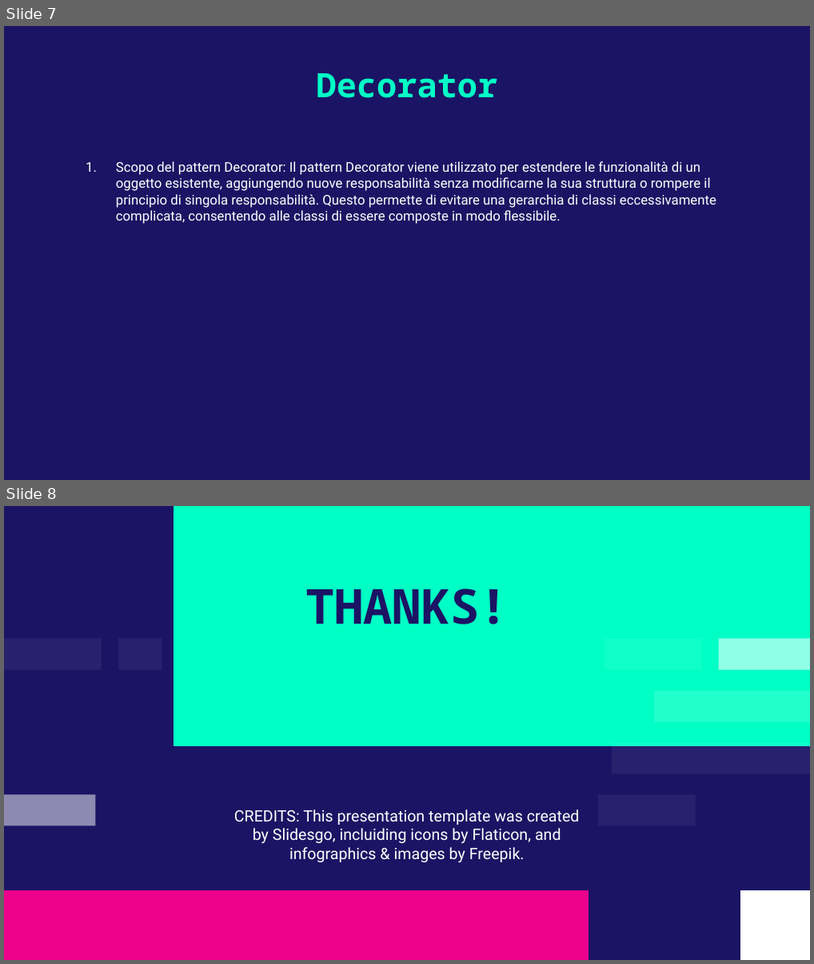
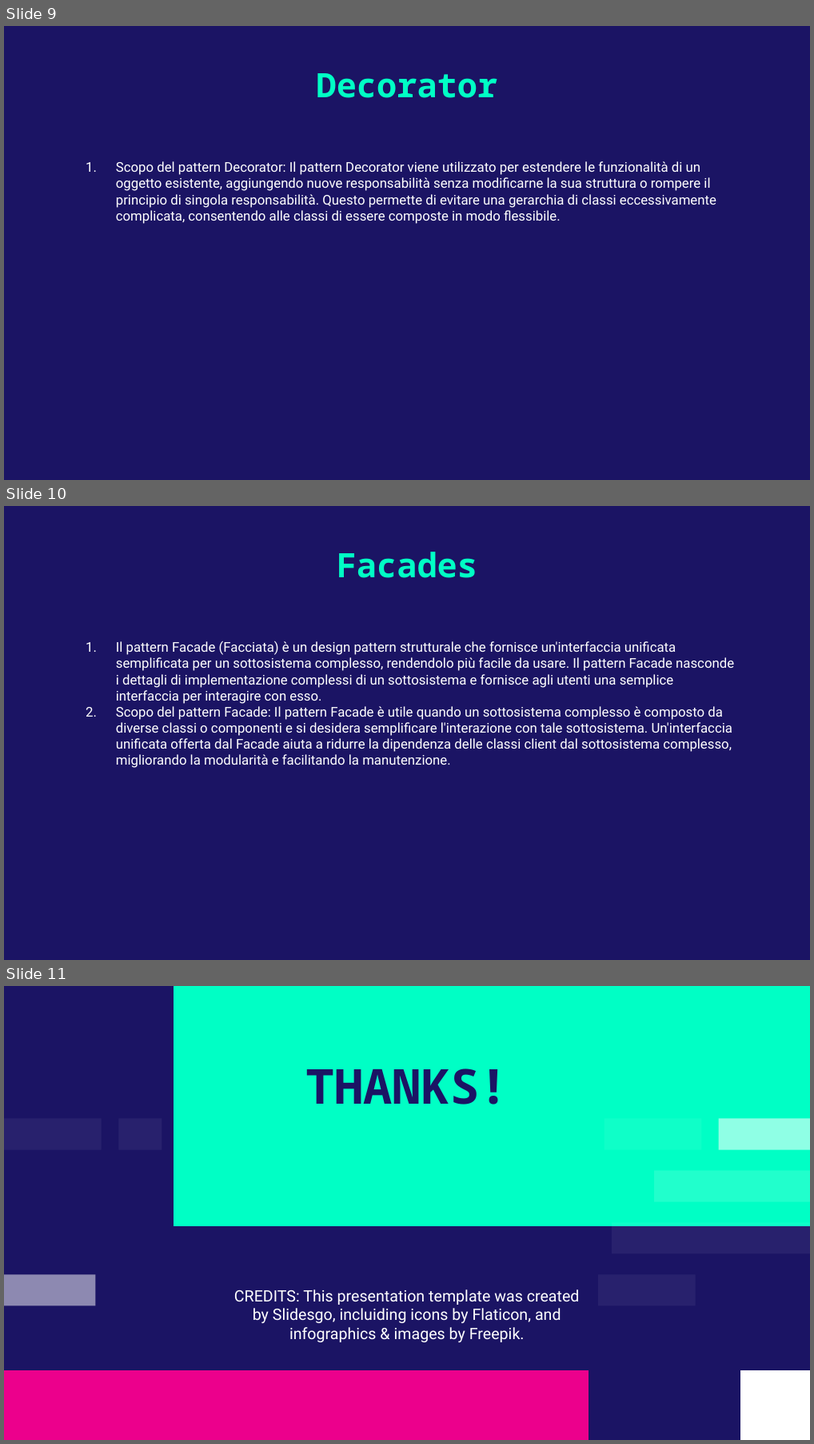
Before and after one commit to AlessandroS94/corso_21122022, a slide deck: Day 5/slide/Pattern Design.pptx. Shown one above the other, each under a label of ours: slides 7 and 8 before the commit, slides 9, 10 and 11 after it. The pictures are 814x964 and 814x1444 pixels, drawn with LibreOffice and Linux fonts; fonts in the diff are those of the drawing. Boxes give left, top, right and bottom in pixels: in the first picture for what was removed or moved away, otherwise in the second. Text is boxed around its words. In the diff, an @@ line names an element or a change of style, - is before the commit and + after.

```diff
--- a/Day 5/slide/Pattern Design.pptx
+++ b/Day 5/slide/Pattern Design.pptx
@@ slide 10 added at (4,506,810,960), background #1B1464 @@
@@ title added at (337,552,478,578), 30 pt, text #00FFC5, bold @@
+Facades
@@ subtitle added at (116,640,734,768), 12 pt, text #FFFFFF @@
+1. Il pattern Facade (Facciata) è un design pattern strutturale che fornisce un'interfaccia unificata semplificata per un sottosistema complesso, rendendolo più facile da usare. Il pattern Facade nasconde i dettagli di implementazione complessi di un sottosistema e fornisce agli utenti una semplice interfaccia per interagire con esso.
+2. Scopo del pattern Facade: Il pattern Facade è utile quando un sottosistema complesso è composto da diverse classi o componenti e si desidera semplificare l'interazione con tale sottosistema. Un'interfaccia unificata offerta dal Facade aiuta a ridurre la dipendenza delle classi client dal sottosistema complesso, migliorando la modularità e facilitando la manutenzione.
@@ what was slide 7 is now slide 9 @@
@@ what was slide 8 is now slide 11 @@
```
Also in this commit, not shown: 2 slides changed, 2 other slides added, 2 other files.
